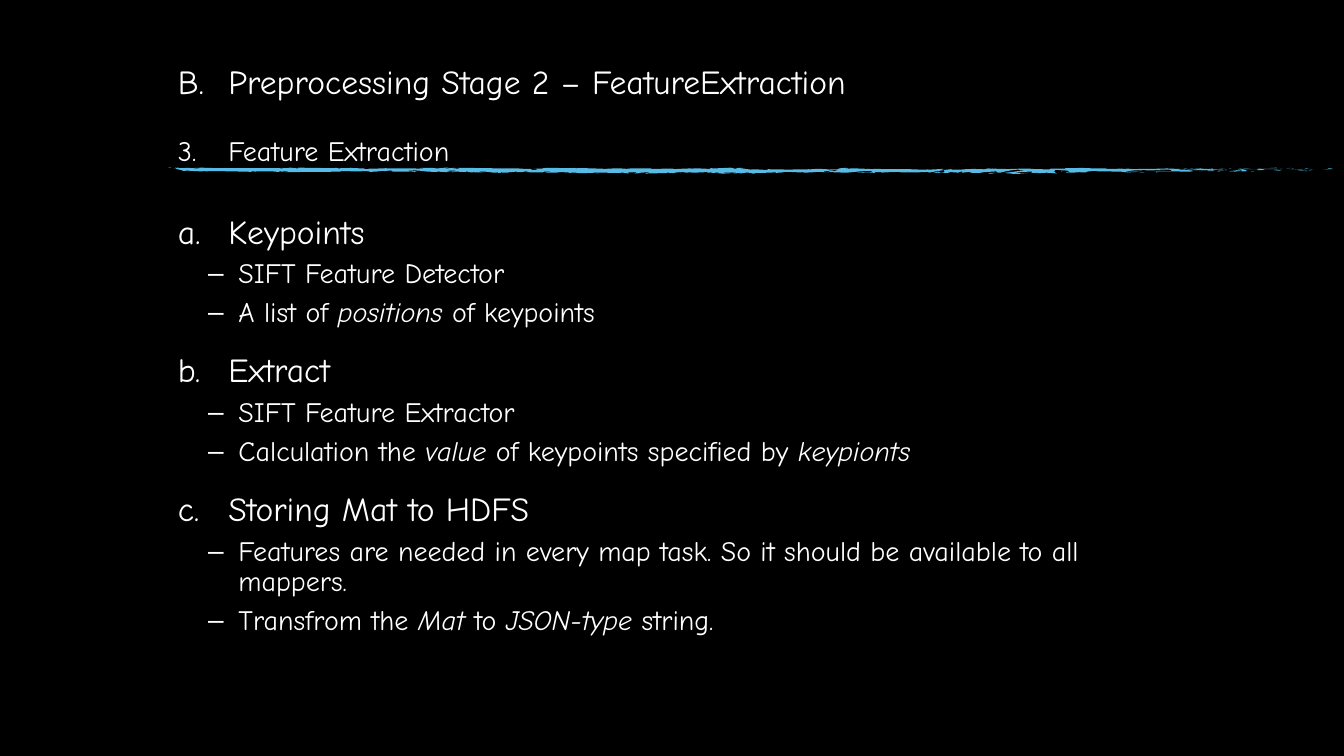
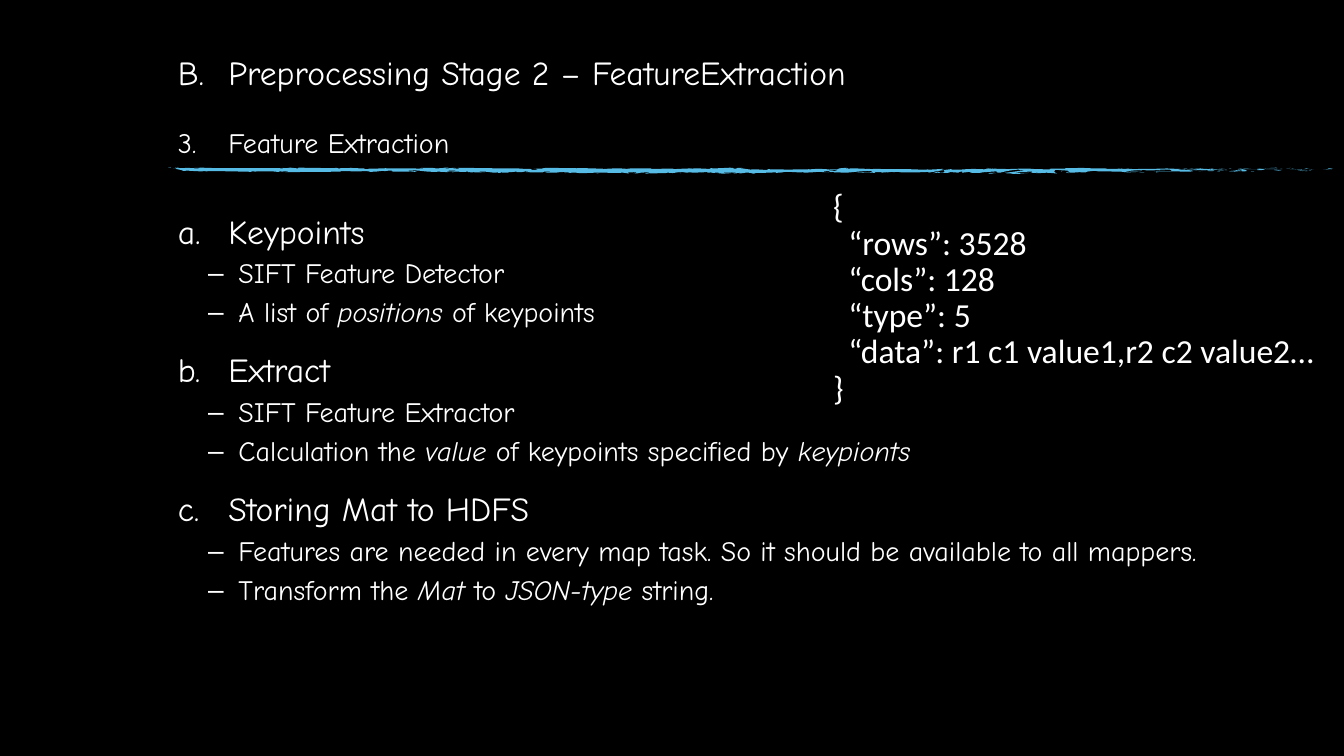
Before and after one commit to GatHors/ImageProcessing, a slide deck: slide 24 of Report & presentation/FinalReport_Gathors.pptm. Drawn at 1344x756 pixels with LibreOffice and Linux fonts; fonts in the diff are those of the drawing; background and template pictures are left out. Boxes give left, top, right and bottom in pixels: in the first picture for what was removed or moved away, otherwise in the second. Text is boxed around its words. In the diff, an @@ line names an element or a change of style, - is before the commit and + after.

```diff
--- a/Report & presentation/FinalReport_Gathors.pptm
+++ b/Report & presentation/FinalReport_Gathors.pptm
@@ title "Preprocessing Stage 2 – FeatureExtraction" rewrapped from [228,71,846,171] to [228,62,846,154] @@
@@ text added at [848,231,1313,367], 24 pt, text #FFFFFF @@
+{
+“rows”: 3528
+“cols”: 128
+“type”: 5
+“data”: r1 c1 value1,r2 c2 value2…
+}
@@ text at [238,581,714,606]: text changed @@
-  – Transfrom the Mat to JSON-type string.
+  – Transform the Mat to JSON-type string.
```
Also in this commit, not shown: 6 other slides changed.
